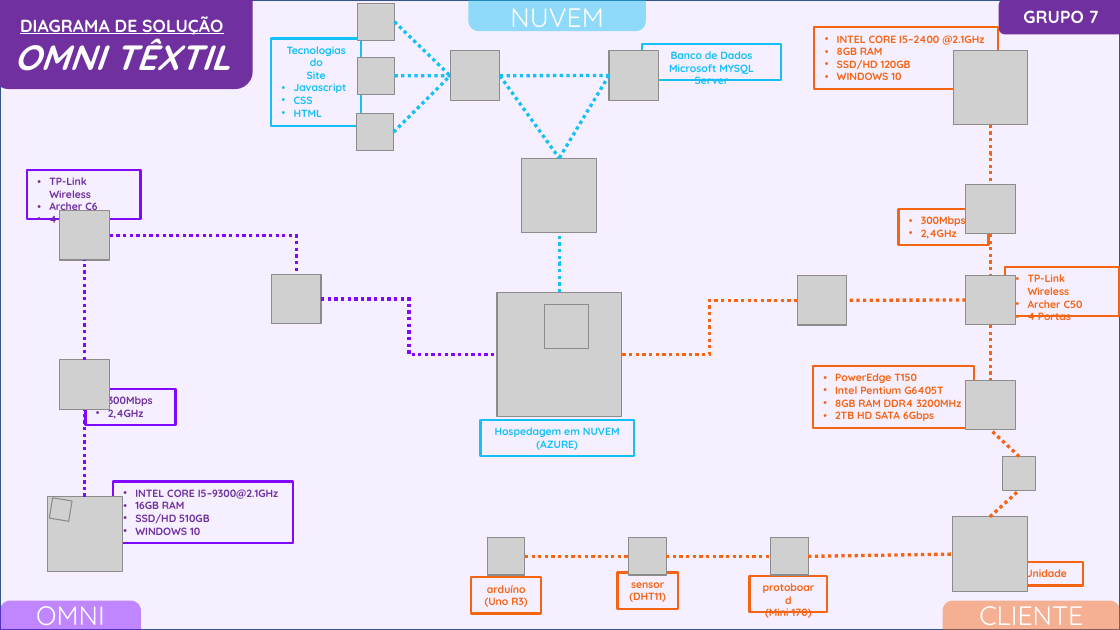
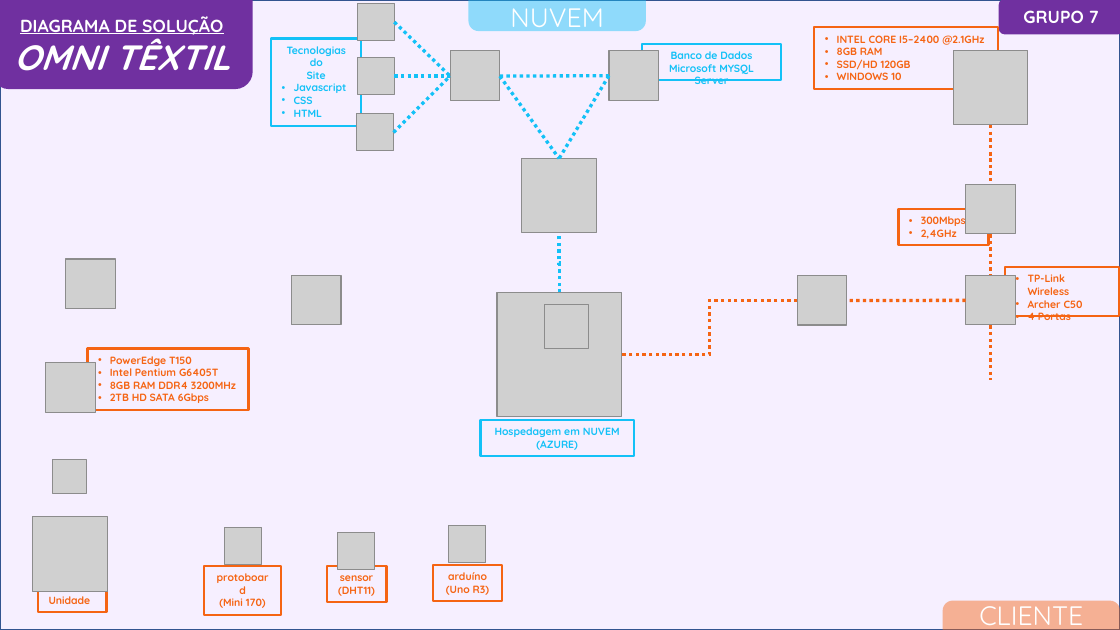
Before and after one commit to 0mni-Solutions/OmniTextil, a slide deck: slide 1 of DOCs de T.I/Diagrama_de_Solucao/Presentation.pptx. Drawn at 1120x630 pixels with LibreOffice and Linux fonts; fonts in the diff are those of the drawing; grey boxes stand for pictures. Boxes give left, top, right and bottom in pixels: in the first picture for what was removed or moved away, otherwise in the second. Text is boxed around its words. In the diff, an @@ line names an element or a change of style, - is before the commit and + after.

```diff
--- a/DOCs de T.I/Diagrama_de_Solucao/Presentation.pptx
+++ b/DOCs de T.I/Diagrama_de_Solucao/Presentation.pptx
@@ rectangle removed at (27, 170, 140, 219) @@
-• TP-Link Wireless
-• Archer C6
-• 4 Portas
@@ picture: place and size @@
-picture at (60, 210, 110, 260)
+picture at (65, 259, 115, 309)
@@ picture: place and size @@
-picture at (271, 274, 320, 323)
+picture at (291, 275, 340, 324)
@@ picture removed at (60, 359, 110, 410) @@
@@ rectangle "PowerEdge T150": place and size @@
-rectangle "PowerEdge T150" at (813, 366, 974, 428)
+rectangle "PowerEdge T150" at (87, 349, 249, 411)
@@ picture: place and size @@
-picture at (965, 380, 1015, 430)
+picture at (46, 363, 96, 413)
@@ rectangle removed at (85, 389, 175, 426) @@
-• 300Mbps
-• 2,4GHz
@@ picture: place and size @@
-picture at (1003, 457, 1036, 490)
+picture at (52, 460, 85, 493)
@@ picture removed at (48, 497, 123, 572) @@
@@ picture removed at (49, 497, 71, 520) @@
@@ rectangle removed at (113, 481, 293, 543) @@
-• INTEL CORE I5–9300@2.1GHz
-• 16GB RAM
-• SSD/HD 510GB
-• WINDOWS 10
@@ picture: place and size @@
-picture at (953, 517, 1027, 592)
+picture at (32, 517, 107, 592)
@@ picture: place and size @@
-picture at (771, 538, 809, 575)
+picture at (225, 527, 262, 564)
@@ picture: place and size @@
-picture at (629, 538, 667, 575)
+picture at (338, 532, 375, 570)
@@ picture: place and size @@
-picture at (487, 538, 525, 575)
+picture at (449, 525, 486, 562)
@@ rectangle "protoboard": place and size @@
-rectangle "protoboard" at (750, 576, 828, 612)
+rectangle "protoboard" at (204, 565, 281, 614)
@@ rectangle "sensor": place and size @@
-rectangle "sensor" at (618, 573, 678, 609)
+rectangle "sensor" at (326, 565, 386, 602)
@@ rectangle "arduíno": place and size @@
-rectangle "arduíno" at (471, 577, 542, 613)
+rectangle "arduíno" at (433, 565, 502, 602)
@@ group removed at (85, 236, 1020, 557): 7 lines, 2 elbow lines @@
@@ rectangle "Unidade": place and size @@
-rectangle "Unidade" at (1014, 562, 1083, 586)
+rectangle "Unidade" at (38, 589, 107, 612)
@@ rounded rectangle removed at (0, 601, 141, 630) @@
-OMNI
```
Also in this commit, not shown: 2 other files.
